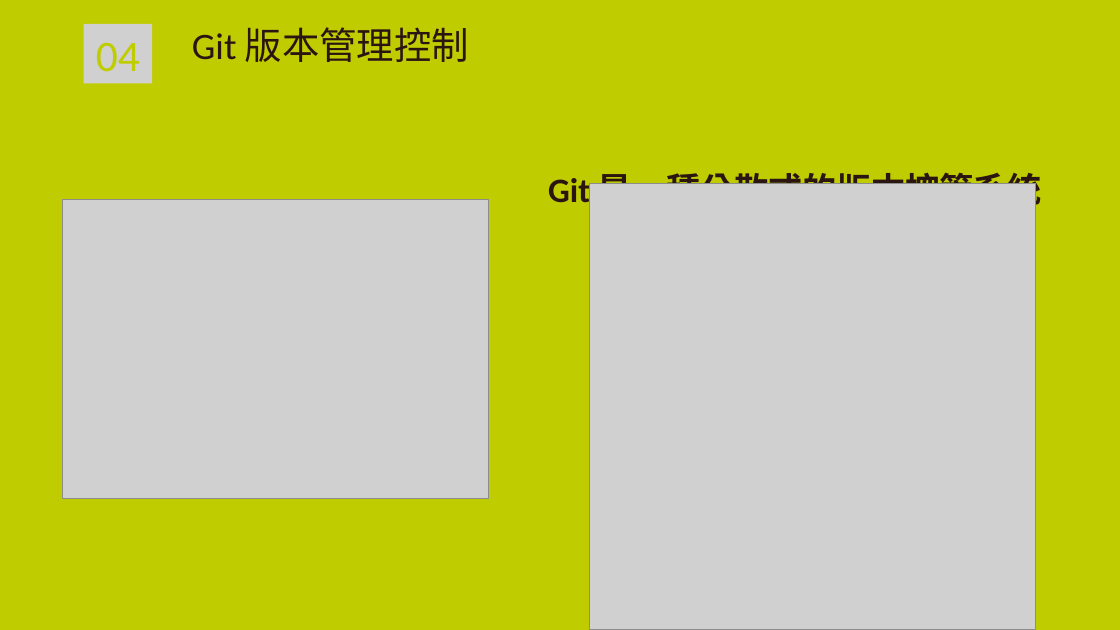
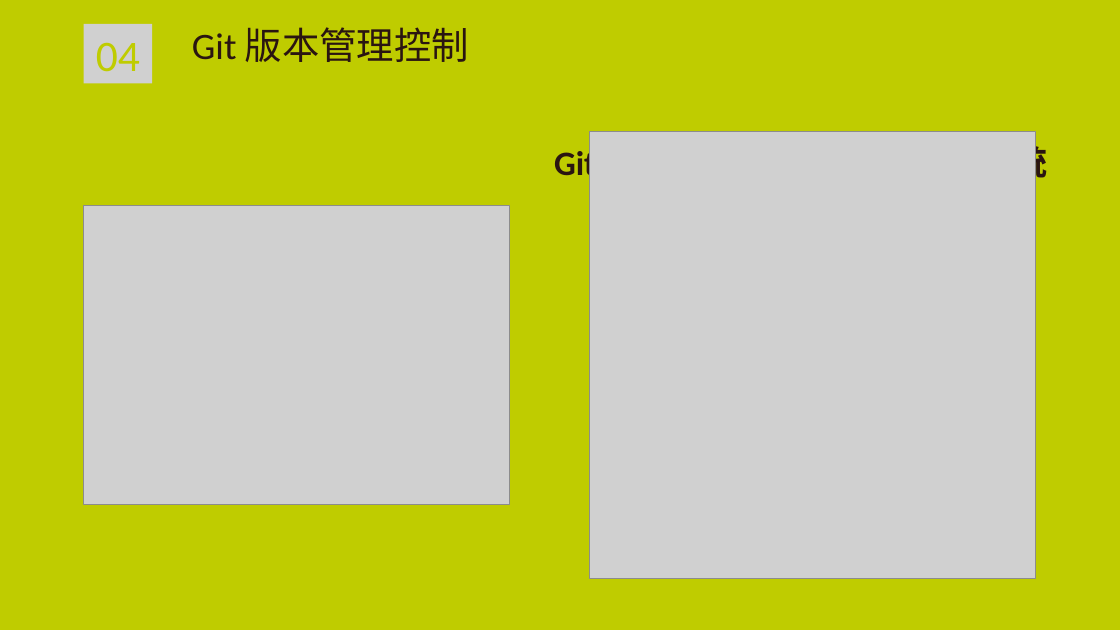
Before and after one commit to TerryHuangchungyo/docker_practice, a slide deck: slide 13 of 容器.pptx. Drawn at 1120x630 pixels with LibreOffice and Linux fonts; fonts in the diff are those of the drawing; grey boxes stand for pictures; background and template pictures are left out. Boxes give left, top, right and bottom in pixels: in the first picture for what was removed or moved away, otherwise in the second. Text is boxed around its words. In the diff, an @@ line names an element or a change of style, - is before the commit and + after.

```diff
--- a/容器.pptx
+++ b/容器.pptx
@@ text "Git 是一種分散式的版本控管系統" moved from (x1=548, y1=168, x2=1042, y2=212) to (x1=554, y1=141, x2=1048, y2=185) @@
@@ picture moved from (x1=589, y1=184, x2=1036, y2=630) to (x1=589, y1=131, x2=1036, y2=578) @@
@@ picture moved from (x1=63, y1=199, x2=488, y2=498) to (x1=84, y1=205, x2=510, y2=504) @@
```
Also in this commit, not shown: 2 other slides changed, 1 slide added, 1 slide removed, 1 other file.
